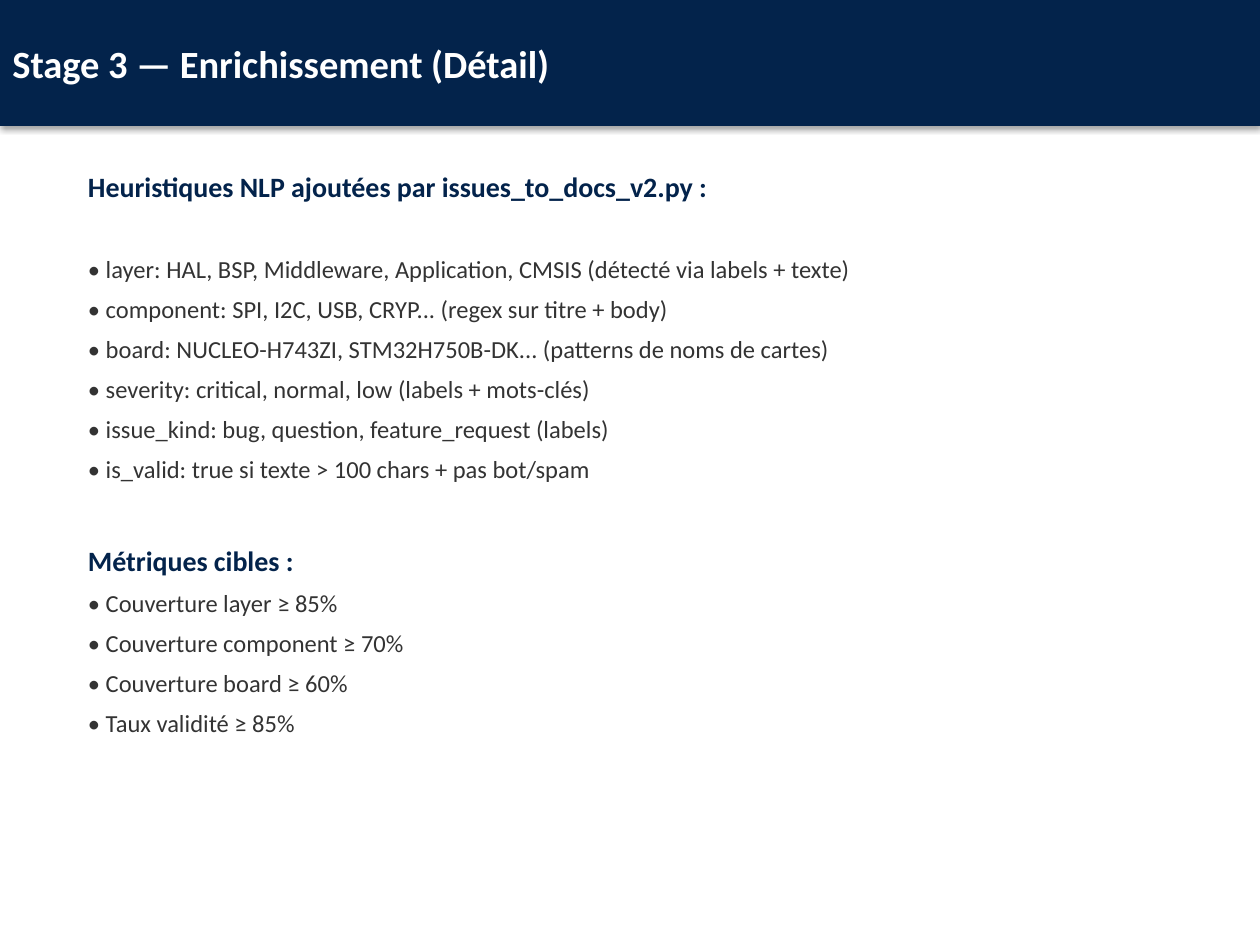
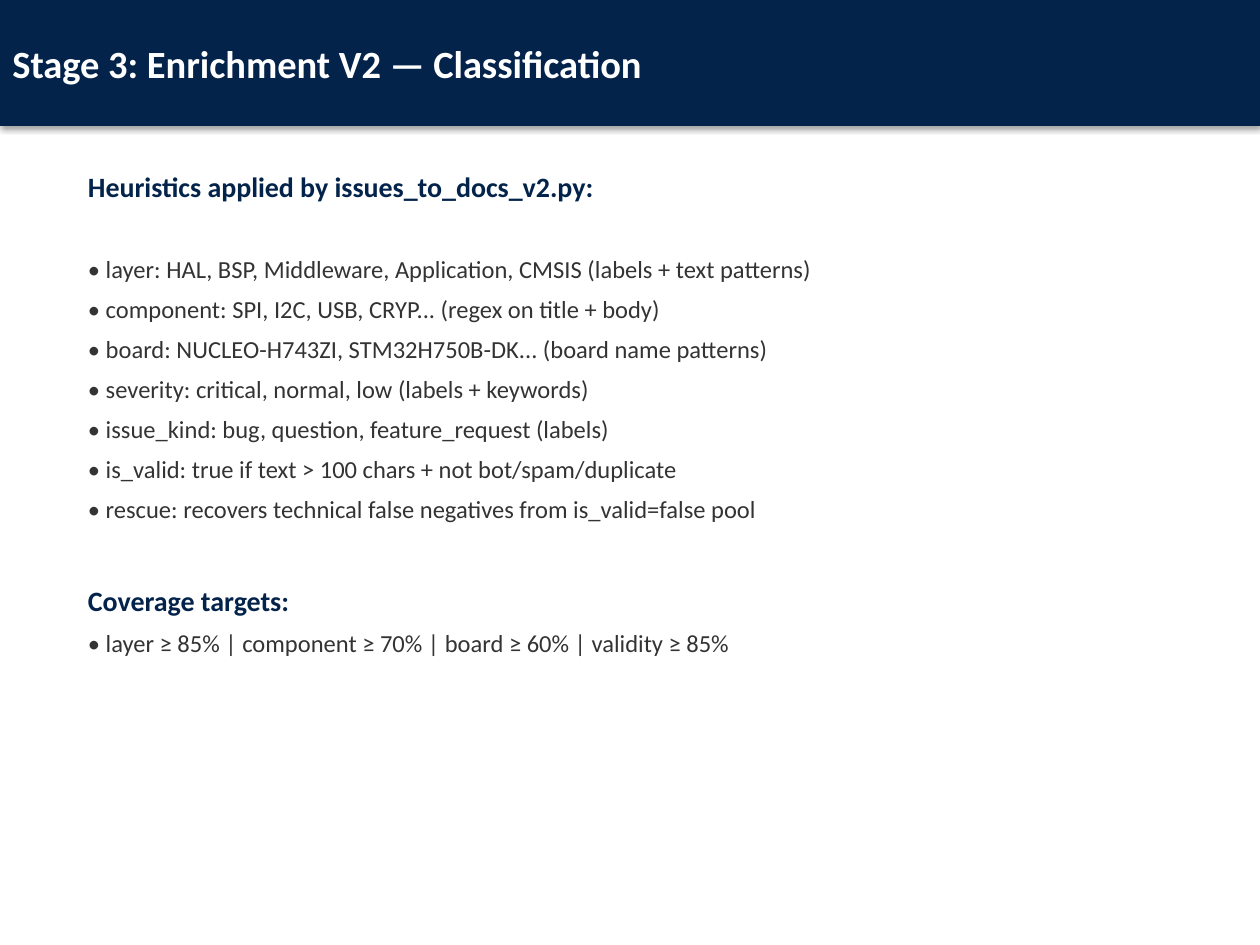
Before and after one commit to ALABSTM/stm32cube-gh-kb-pipeline, a slide deck: slide 34 of docs/Atelier_Pratique_Pipeline_STM32Cube.pptx (slide 17 before the commit). Drawn at 1260x945 pixels with LibreOffice and Linux fonts; fonts in the diff are those of the drawing. Boxes give left, top, right and bottom in pixels: in the first picture for what was removed or moved away, otherwise in the second. Text is boxed around its words. In the diff, an @@ line names an element or a change of style, - is before the commit and + after.

```diff
--- a/docs/Atelier_Pratique_Pipeline_STM32Cube.pptx
+++ b/docs/Atelier_Pratique_Pipeline_STM32Cube.pptx
@@ text in rectangle at bbox=[12, 51, 641, 85]: text changed @@
-Stage 3 — Enrichissement (Détail)
+Stage 3: Enrichment V2 — Classification
@@ text at bbox=[88, 177, 810, 402]: text changed @@
-Heuristiques NLP ajoutées par issues_to_docs_v2.py :
-• layer: HAL, BSP, Middleware, Application, CMSIS (détecté via labels + texte)
-• component: SPI, I2C, USB, CRYP... (regex sur titre + body)
-• board: NUCLEO-H743ZI, STM32H750B-DK... (patterns de noms de cartes)
-• severity: critical, normal, low (labels + mots-clés)
+Heuristics applied by issues_to_docs_v2.py:
+• layer: HAL, BSP, Middleware, Application, CMSIS (labels + text patterns)
+• component: SPI, I2C, USB, CRYP... (regex on title + body)
+• board: NUCLEO-H743ZI, STM32H750B-DK... (board name patterns)
+• severity: critical, normal, low (labels + keywords)
@@ text at bbox=[88, 461, 755, 656]: text changed @@
-• is_valid: true si texte > 100 chars + pas bot/spam
-Métriques cibles :
-• Couverture layer ≥ 85%
-• Couverture component ≥ 70%
-• Couverture board ≥ 60%
-• Taux validité ≥ 85%
+• is_valid: true if text > 100 chars + not bot/spam/duplicate
+• rescue: recovers technical false negatives from is_valid=false pool
+Coverage targets:
+• layer ≥ 85% | component ≥ 70% | board ≥ 60% | validity ≥ 85%
```
Also in this commit, not shown: 20 other slides changed, 58 slides added, 13 slides removed, 27 other files.
